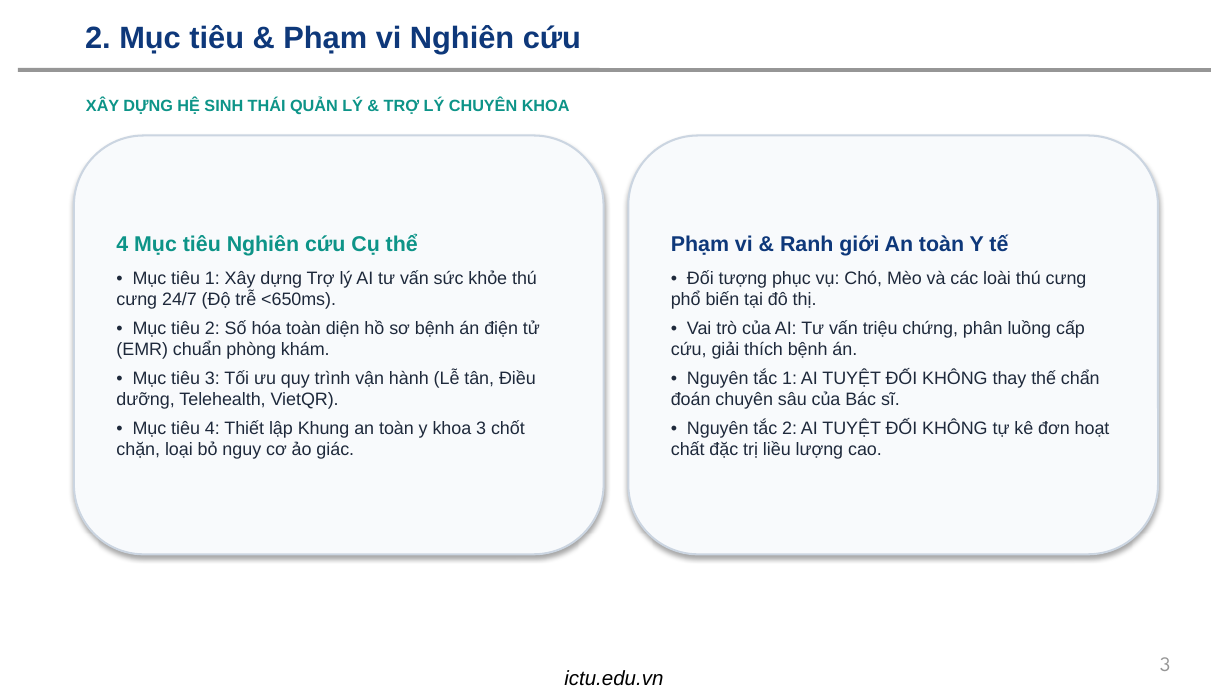
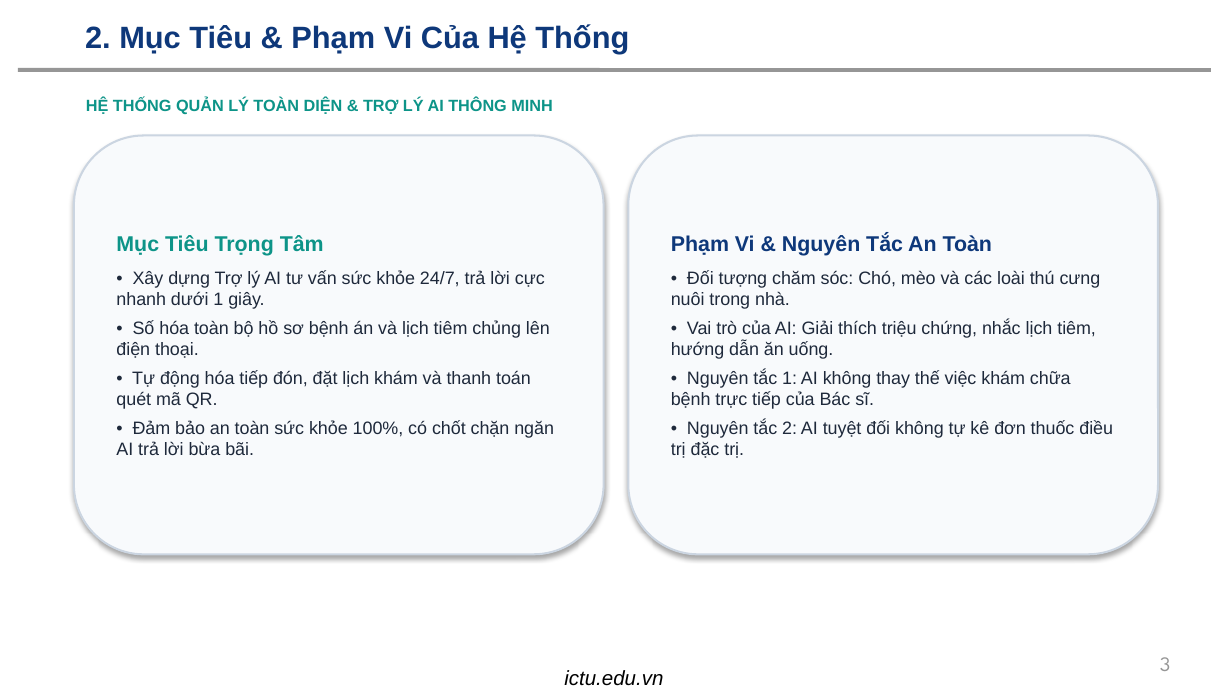
Before and after one commit to dtc245200209-lang/HE-THONG-QUAN-LY-THU-CUNG-VA-LICH-CHAM-SOC-CO-TICH-HOP-AI, a slide deck: slide 3 of BAO_CAO_THUYET_TRINH_PETCARE_AI.pptx. Drawn at 1232x693 pixels with LibreOffice and Linux fonts; fonts in the diff are those of the drawing; background and template pictures are left out. Boxes give left, top, right and bottom in pixels: in the first picture for what was removed or moved away, otherwise in the second. Text is boxed around its words. In the diff, an @@ line names an element or a change of style, - is before the commit and + after.

```diff
--- a/BAO_CAO_THUYET_TRINH_PETCARE_AI.pptx
+++ b/BAO_CAO_THUYET_TRINH_PETCARE_AI.pptx
@@ title at bbox=[85, 24, 629, 53]: text changed @@
-2. Mục tiêu & Phạm vi Nghiên cứu
+2. Mục Tiêu & Phạm Vi Của Hệ Thống
@@ text at bbox=[86, 97, 552, 114]: text changed @@
-XÂY DỰNG HỆ SINH THÁI QUẢN LÝ & TRỢ LÝ CHUYÊN KHOA
+HỆ THỐNG QUẢN LÝ TOÀN DIỆN & TRỢ LÝ AI THÔNG MINH
@@ text in rounded rectangle at bbox=[116, 235, 554, 455]: text changed @@
-4 Mục tiêu Nghiên cứu Cụ thể
-• Mục tiêu 1: Xây dựng Trợ lý AI tư vấn sức khỏe thú cưng 24/7 (Độ trễ <650ms).
-• Mục tiêu 2: Số hóa toàn diện hồ sơ bệnh án điện tử (EMR) chuẩn phòng khám.
-• Mục tiêu 3: Tối ưu quy trình vận hành (Lễ tân, Điều dưỡng, Telehealth, VietQR).
-• Mục tiêu 4: Thiết lập Khung an toàn y khoa 3 chốt chặn, loại bỏ nguy cơ ảo giác.
+Mục Tiêu Trọng Tâm
+• Xây dựng Trợ lý AI tư vấn sức khỏe 24/7, trả lời cực nhanh dưới 1 giây.
+• Số hóa toàn bộ hồ sơ bệnh án và lịch tiêm chủng lên điện thoại.
+• Tự động hóa tiếp đón, đặt lịch khám và thanh toán quét mã QR.
+• Đảm bảo an toàn sức khỏe 100%, có chốt chặn ngăn AI trả lời bừa bãi.
@@ text in rounded rectangle at bbox=[671, 235, 1113, 458]: text changed @@
-Phạm vi & Ranh giới An toàn Y tế
-• Đối tượng phục vụ: Chó, Mèo và các loài thú cưng phổ biến tại đô thị.
-• Vai trò của AI: Tư vấn triệu chứng, phân luồng cấp cứu, giải thích bệnh án.
-• Nguyên tắc 1: AI TUYỆT ĐỐI KHÔNG thay thế chẩn đoán chuyên sâu của Bác sĩ.
-• Nguyên tắc 2: AI TUYỆT ĐỐI KHÔNG tự kê đơn hoạt chất đặc trị liều lượng cao.
+Phạm Vi & Nguyên Tắc An Toàn
+• Đối tượng chăm sóc: Chó, mèo và các loài thú cưng nuôi trong nhà.
+• Vai trò của AI: Giải thích triệu chứng, nhắc lịch tiêm, hướng dẫn ăn uống.
+• Nguyên tắc 1: AI không thay thế việc khám chữa bệnh trực tiếp của Bác sĩ.
+• Nguyên tắc 2: AI tuyệt đối không tự kê đơn thuốc điều trị đặc trị.
```
Also in this commit, not shown: 13 other slides changed, 2 other files.
